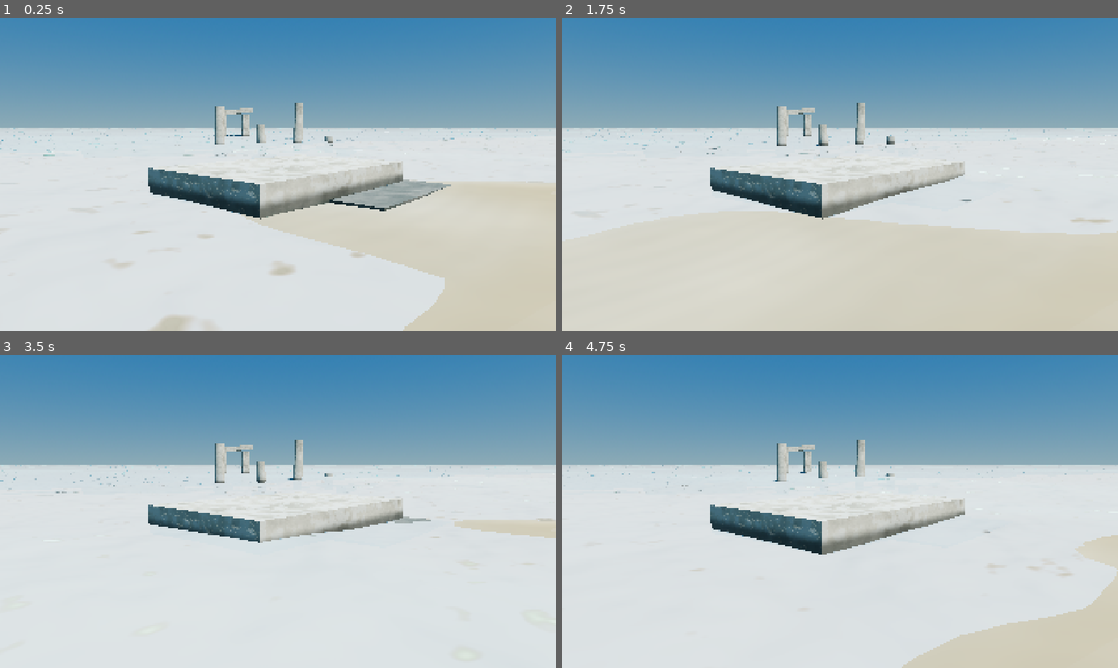
Above: before the commit, frames 1-4 (two rows, left to right).
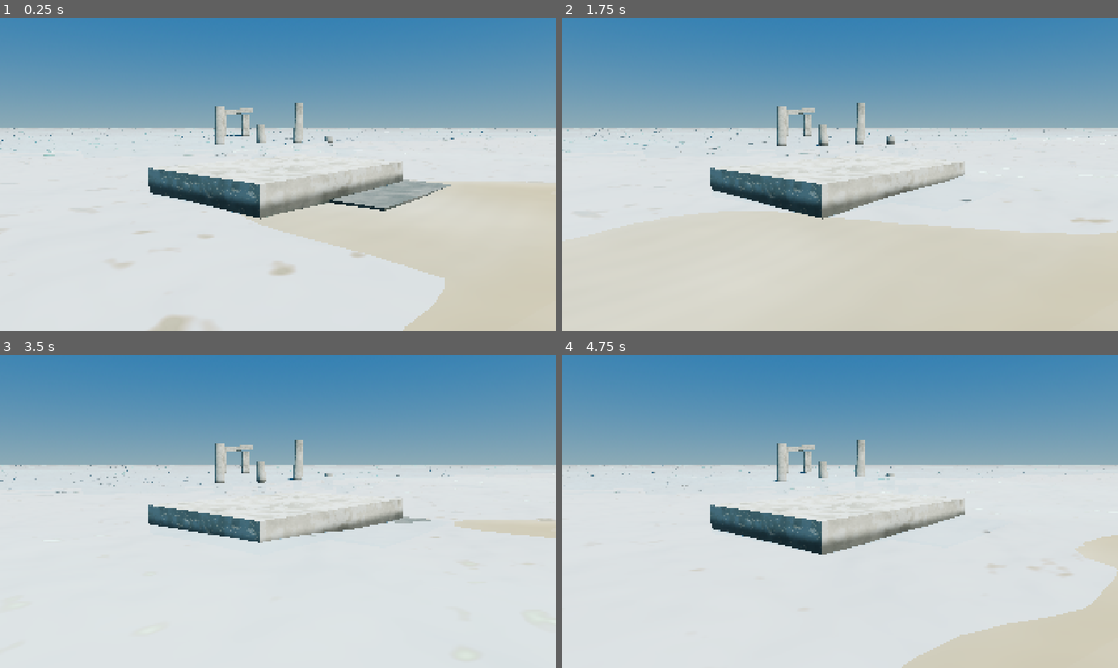
Above: after the commit, the same moments.

Repository: LeviticusFigglebottom/ClaudalFantasyX
Game: Godot game, scene res://game/levels/_tests/water/water_test.tscn
Same seed, same stepped clock (60 frames per second), same inputs: the game is played once before the commit and once after it. This scene is started directly instead of the project's main scene.
Inputs:
- Up to frame 1 (0.25 s): no input
- Up to frame 2 (1.75 s): tap Enter (ui_accept) at 0.5, 0.77, 1.07, 1.52 s
- Up to frame 3 (3.5 s): tap Enter (ui_accept) at 1.82, 3.02, 3.32 s
- Up to frame 4 (4.75 s): tap Enter (ui_accept) at 3.77, 4.07, 4.52 s

The runs differ from the first frame. In frame 1, less than 0.1% of the frame differs, in the area x 0-97%, y 35-41%; in frame 2, less than 0.1%, in the area x 4-95%, y 35-41%; in frame 3, less than 0.1%; in frame 4, less than 0.1%.

Commit message:
M1-RND-01: use shared hymn_sea_glow, engine-lit scatter, look tuning
Night sea-glow now comes from glimmer.gdshaderinc (gated by hymn_glimmer.a, x (1 - Fresnel)).
The in-scattered column is diffuse albedo, so zone lights and ambient light it. Snell-corrected
underwater path, two-tone scatter, energy-conserving caustics, SSR below-surface rejection.

Co-Authored-By: Claude Opus 5.5 <noreply@anthropic.com>
Claude-Session: https://claude.ai/code/session_01Bg3iP7cPGyjbX4CyniBahc

Diff:
--- a/game/world/water/water_surface.gd
+++ b/game/world/water/water_surface.gd
@@ -55,8 +55,8 @@
 	set(value):
 		river = value
 		_refresh()
-## Night sea-glow energy (color script rule 3: 0.04-0.15 at night, 0 by day and in ending_dock).
-@export_range(0.0, 1.0, 0.001) var sea_glow_energy: float = 0.0:
+## Night sea-glow energy (color script rule 3: 0.04-0.15 at night). It shows only while hymn_glimmer.a > 0.
+@export_range(0.0, 0.15, 0.001) var sea_glow_energy: float = 0.0:
 	set(value):
 		sea_glow_energy = value
 		if material != null:
--- a/tests/unit/test_water_surface.gd
+++ b/tests/unit/test_water_surface.gd
@@ -106,7 +106,7 @@
 func test_low_tier_keeps_sea_glow() -> void:
 	# Color script rule 3: never cut the night sea-glow on any preset.
 	var body := FileAccess.get_file_as_string(SHADER_DIR.path_join("water_surface_body.gdshaderinc"))
-	var glow_at := body.find("col_sea_glow * sea_glow_energy")
+	var glow_at := body.find("hymn_sea_glow(world")
 	assert_true(glow_at > 0, "sea-glow term present")
 	var before := body.substr(0, glow_at)
 	assert_eq(before.count("#if") - before.count("#endif"), 1, "sea-glow sits outside every tier #if")
Not shown, changed: game/shaders/water/water_surface_body.gdshaderinc
